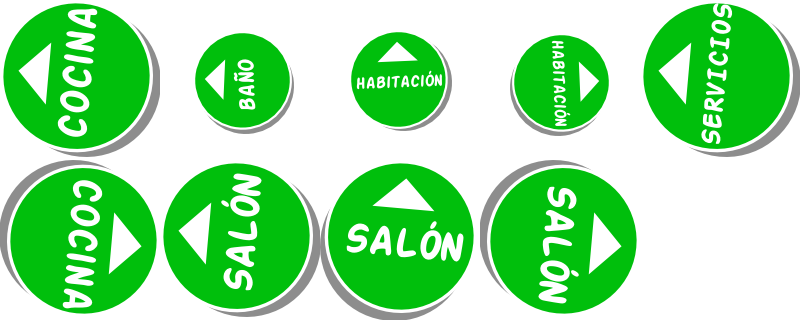
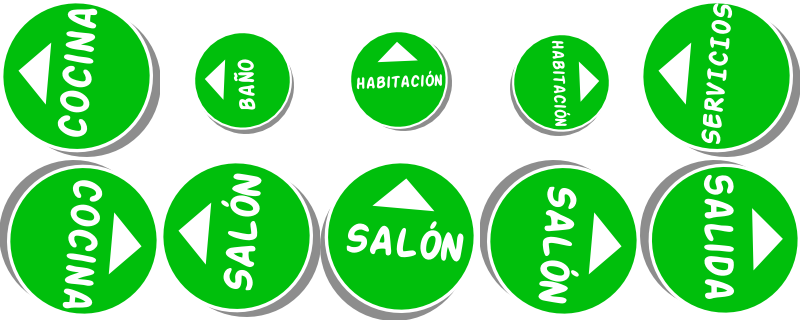
Comparing the layer stacks of the two 800 x 320 images. Changes:
painted on "Background" over [640, 160, 798, 313]
